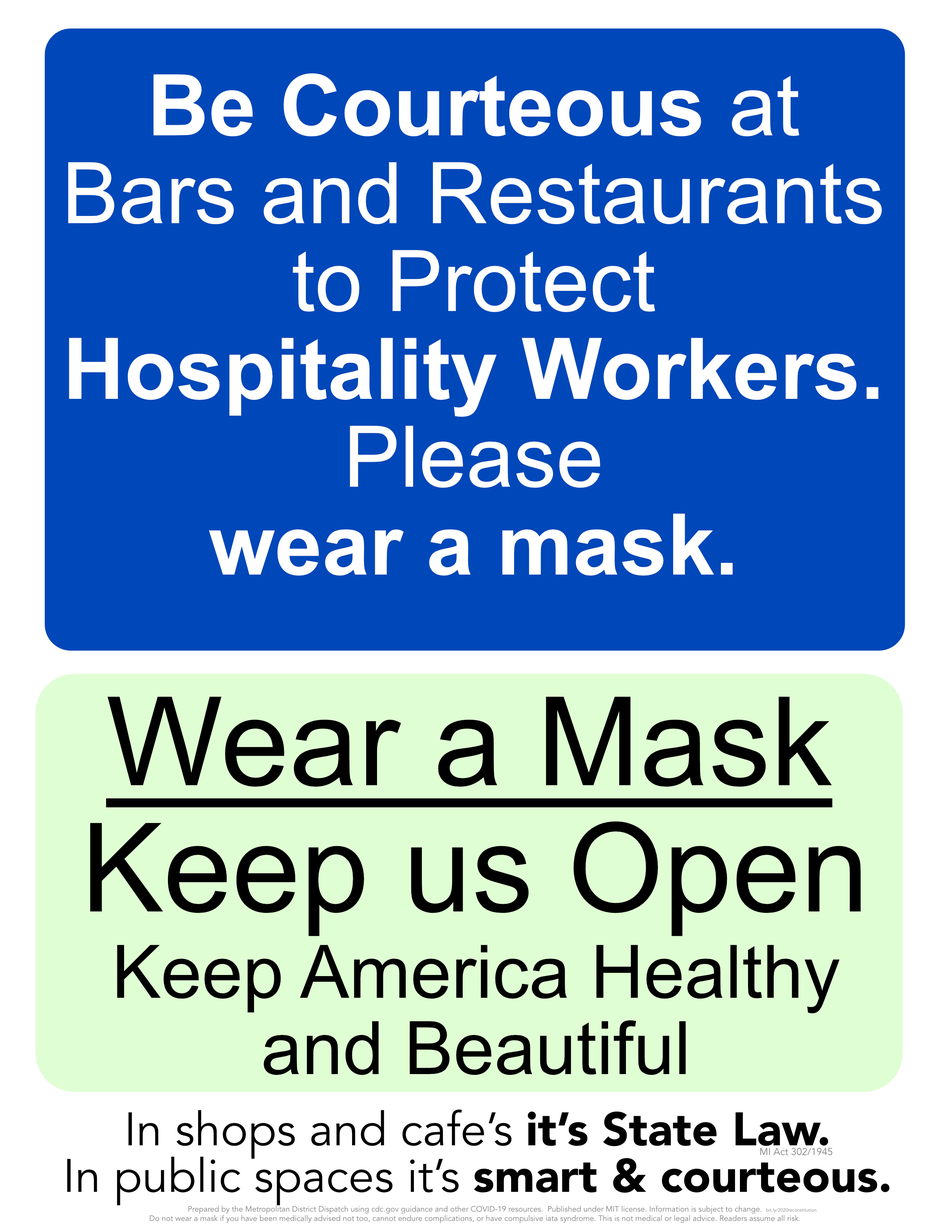
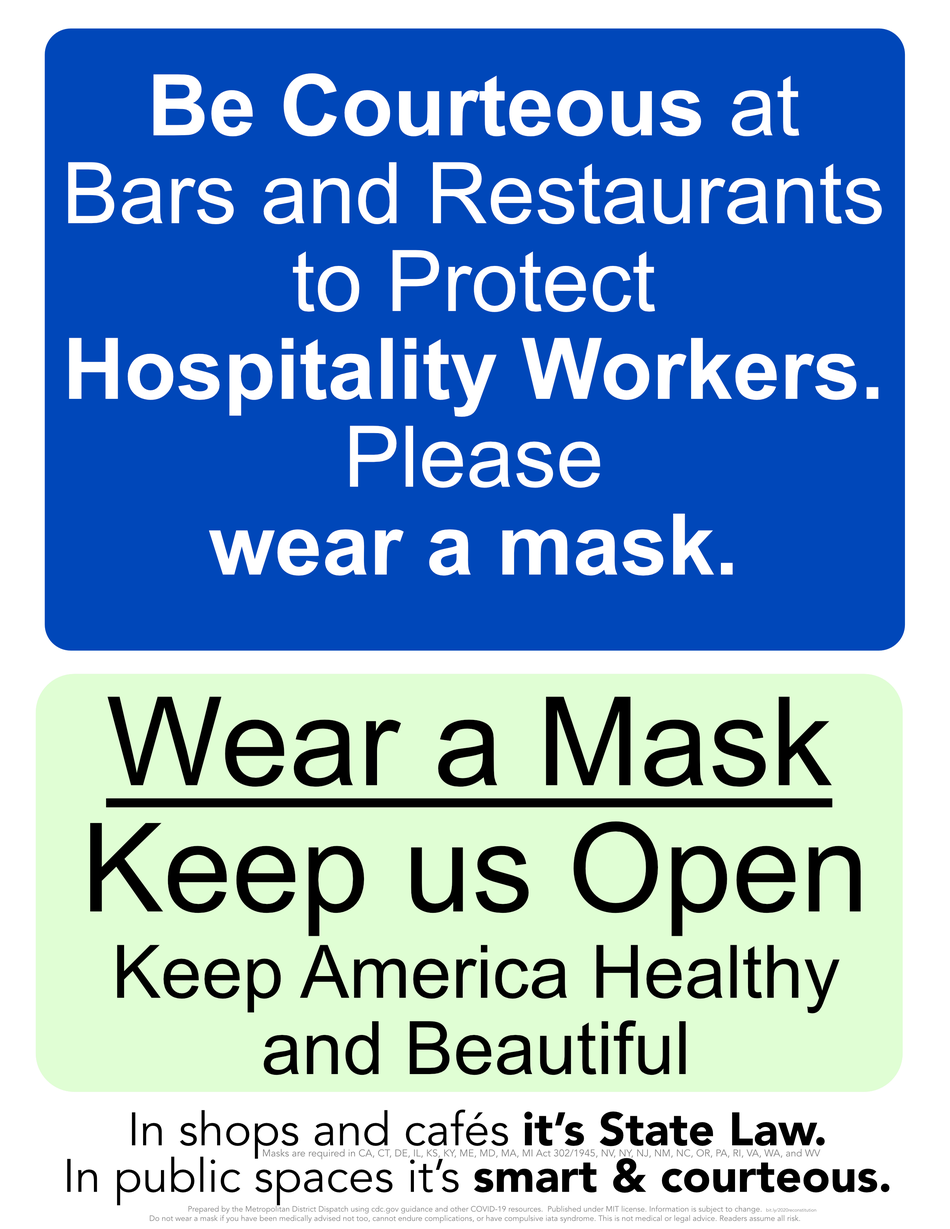
Two versions of the same layered image (950px x 1229px). Layer-by-layer changes:
painted on (unnamed layer) (6th of 15, in (unnamed layer)) over [262, 1148, 833, 1160]
painted on (unnamed layer) (7th of 15, in (unnamed layer)) over [128, 1109, 829, 1160]
